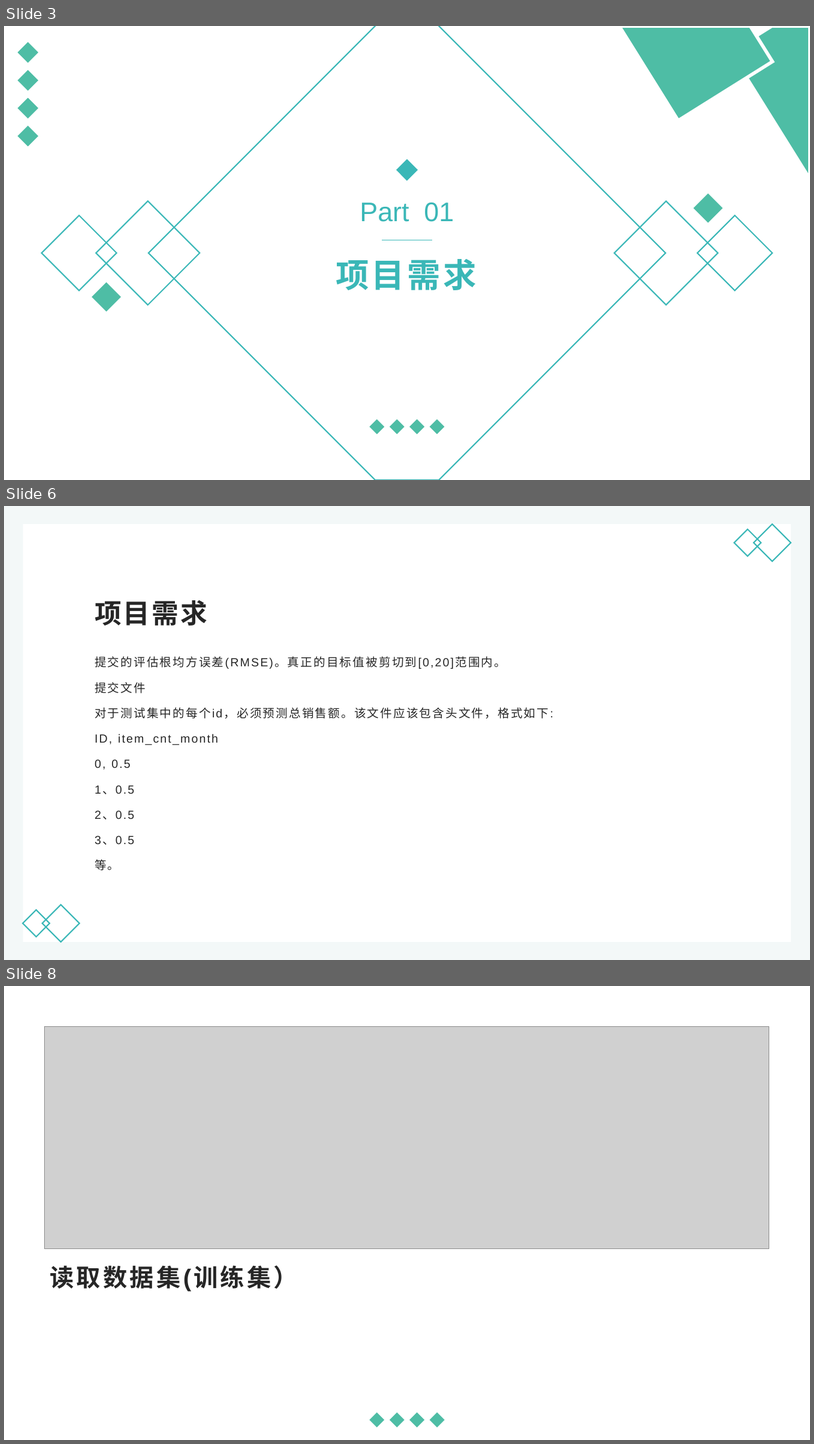
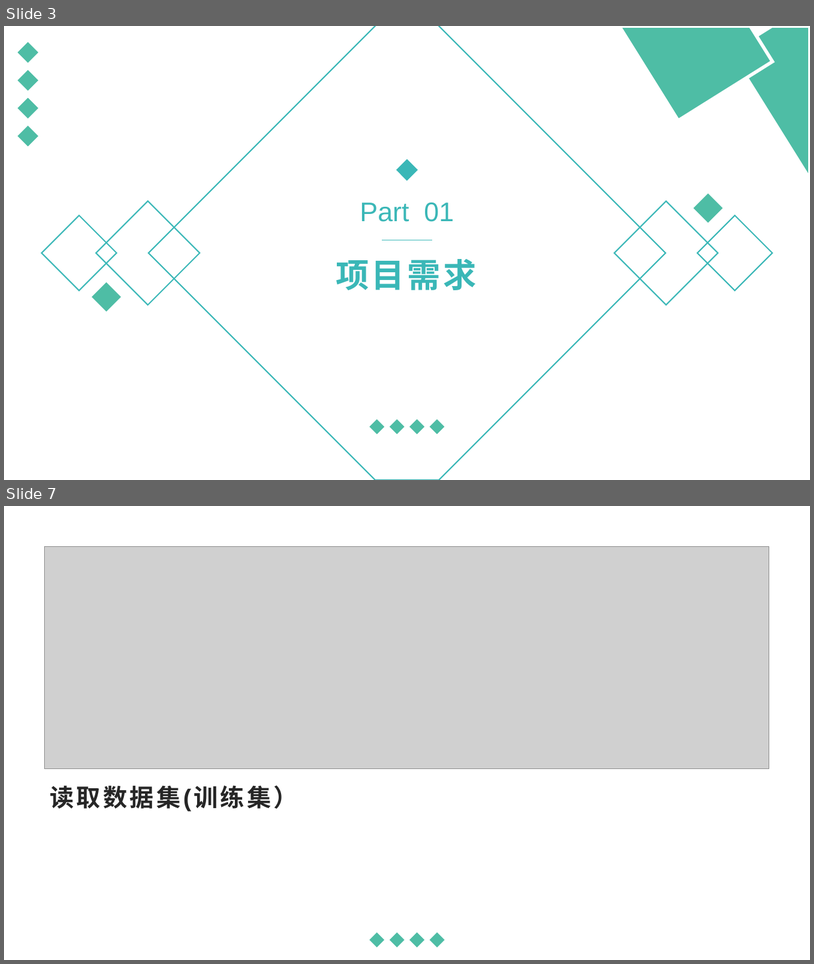
Before and after one commit to ZefanLin159/First-repository, a slide deck: Kaggle/Machine Learning.pptx. Shown one above the other, each under a label of ours: slides 3, 6 and 8 before the commit, slides 3 and 7 after it; the slides between them are not shown. The pictures are 814x1444 and 814x964 pixels, drawn with LibreOffice and Linux fonts; fonts in the diff are those of the drawing; grey boxes stand for pictures. Boxes give left, top, right and bottom in pixels: in the first picture for what was removed or moved away, otherwise in the second. Text is boxed around its words. In the diff, an @@ line names an element or a change of style, - is before the commit and + after.

```diff
--- a/Kaggle/Machine Learning.pptx
+++ b/Kaggle/Machine Learning.pptx
@@ slide 6 removed at [4, 506, 810, 960], background #F3F8F8 @@
@@ rectangle removed at [23, 524, 791, 942] @@
@@ diamond removed at [735, 529, 762, 556] @@
@@ diamond removed at [754, 524, 792, 562] @@
@@ title removed at [95, 600, 207, 625] @@
-项目需求
@@ text removed at [95, 656, 549, 870] @@
-提交的评估根均方误差(RMSE)。真正的目标值被剪切到[0,20]范围内。
-提交文件
-对于测试集中的每个id，必须预测总销售额。该文件应该包含头文件，格式如下:
-ID, item_cnt_month
-0, 0.5
-1、0.5
-2、0.5
-3、0.5
-等。
@@ diamond removed at [23, 910, 50, 937] @@
@@ diamond removed at [42, 904, 80, 942] @@
@@ what was slide 8 is now slide 7 @@
```
Also in this commit, not shown: 11 slides changed, 1 slide added, 2 other slides removed, 7 other files.
